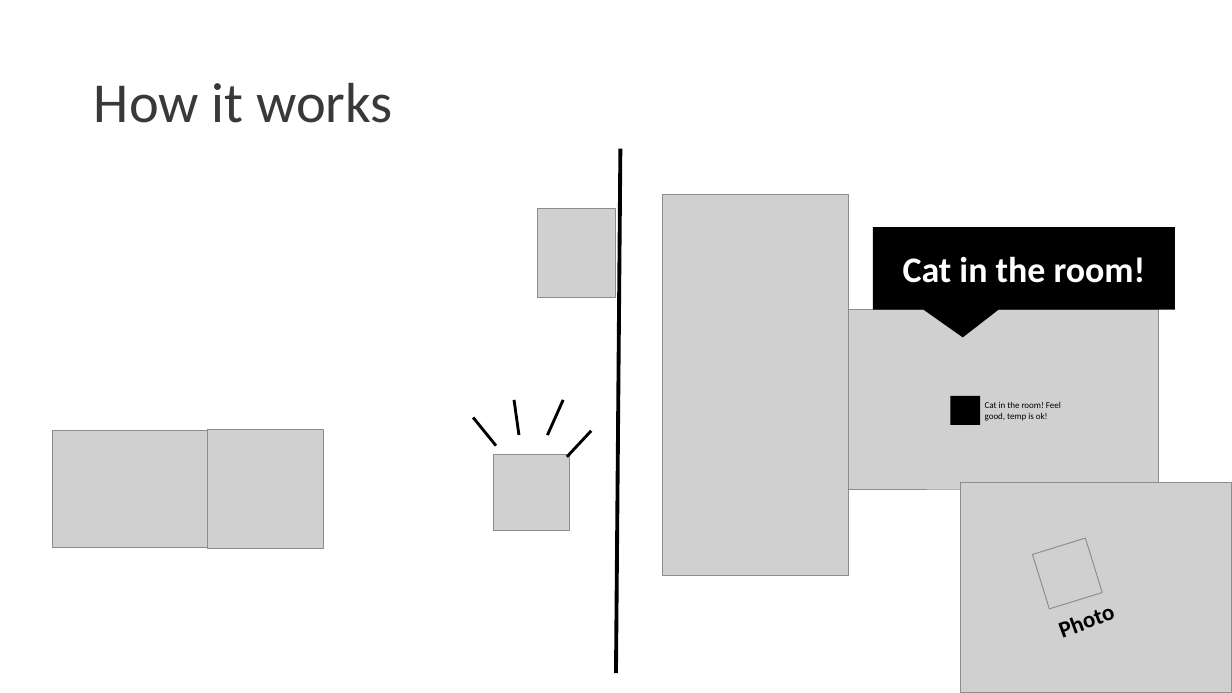
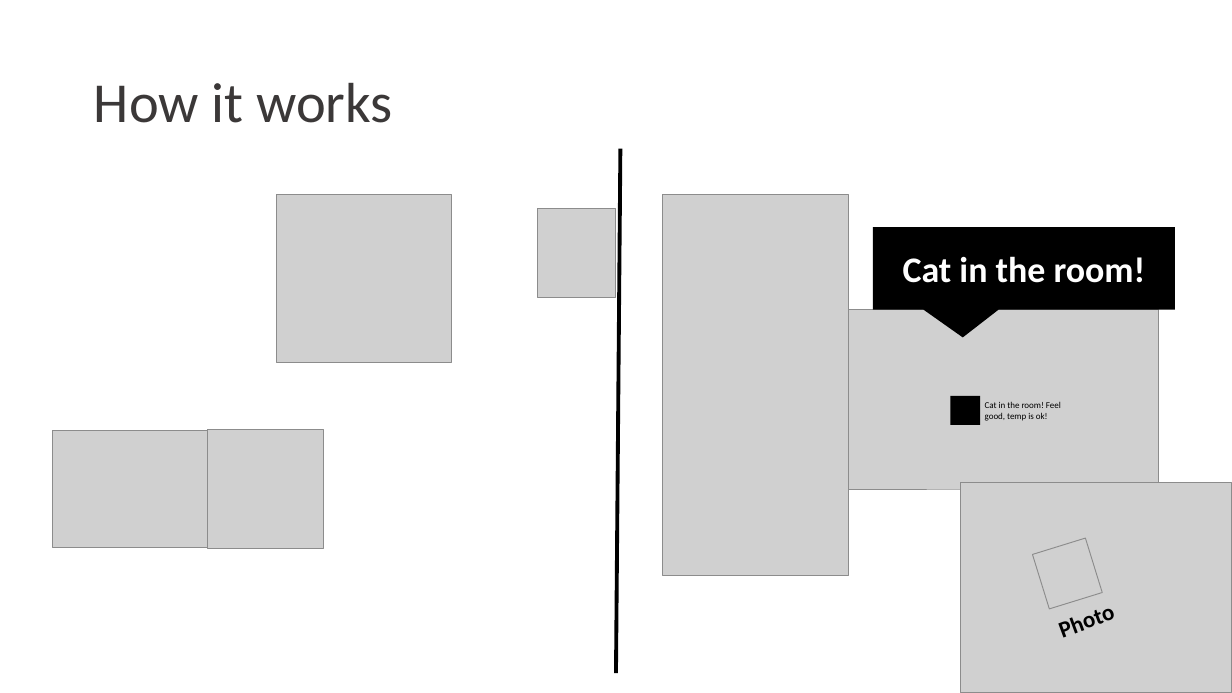
Before and after one commit to evangelism/iothack2015, a slide deck: slide 3 of Docs/Project Cat Monitor.pptx. Drawn at 1232x693 pixels with LibreOffice and Linux fonts; fonts in the diff are those of the drawing; grey boxes stand for pictures. Boxes give left, top, right and bottom in pixels: in the first picture for what was removed or moved away, otherwise in the second. Text is boxed around its words. In the diff, an @@ line names an element or a change of style, - is before the commit and + after.

```diff
--- a/Docs/Project Cat Monitor.pptx
+++ b/Docs/Project Cat Monitor.pptx
@@ picture added at [276, 195, 451, 363] @@
@@ group removed at [473, 400, 592, 530]: 4 lines, 1 picture @@
```
Also in this commit, not shown: 3 other slides changed.
